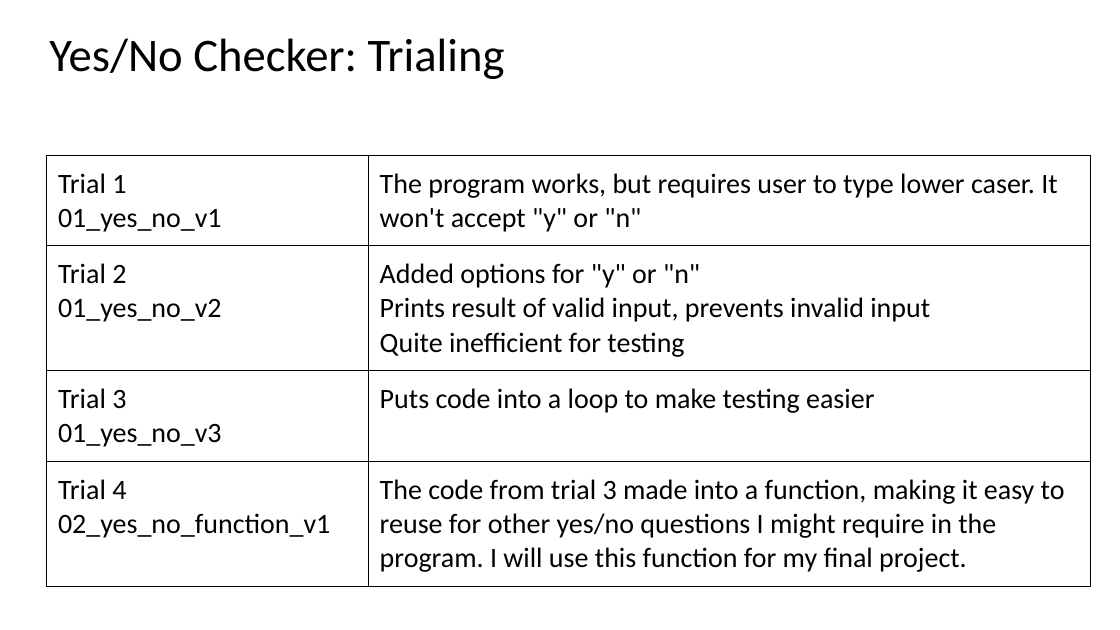
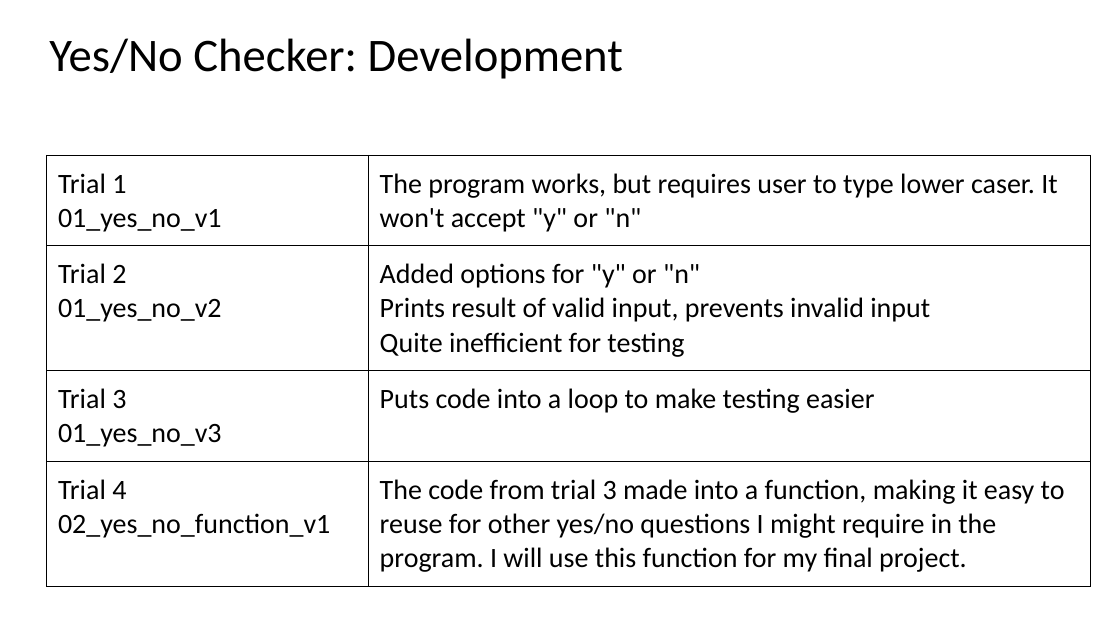
Before and after one commit to jireh-t/Assessment, a slide deck: slide 9 of 1.7 and 1.8 documentation.pptx. Drawn at 1120x630 pixels with LibreOffice and Linux fonts; fonts in the diff are those of the drawing. Boxes give left, top, right and bottom in pixels: in the first picture for what was removed or moved away, otherwise in the second. Text is boxed around its words. In the diff, an @@ line names an element or a change of style, - is before the commit and + after.

```diff
--- a/1.7 and 1.8 documentation.pptx
+++ b/1.7 and 1.8 documentation.pptx
@@ title at [49,38,623,79]: text changed @@
-Yes/No Checker: Trialing
+Yes/No Checker: Development
```
Also in this commit, not shown: 2 other slides changed, 2 slides added, 3 other files.
